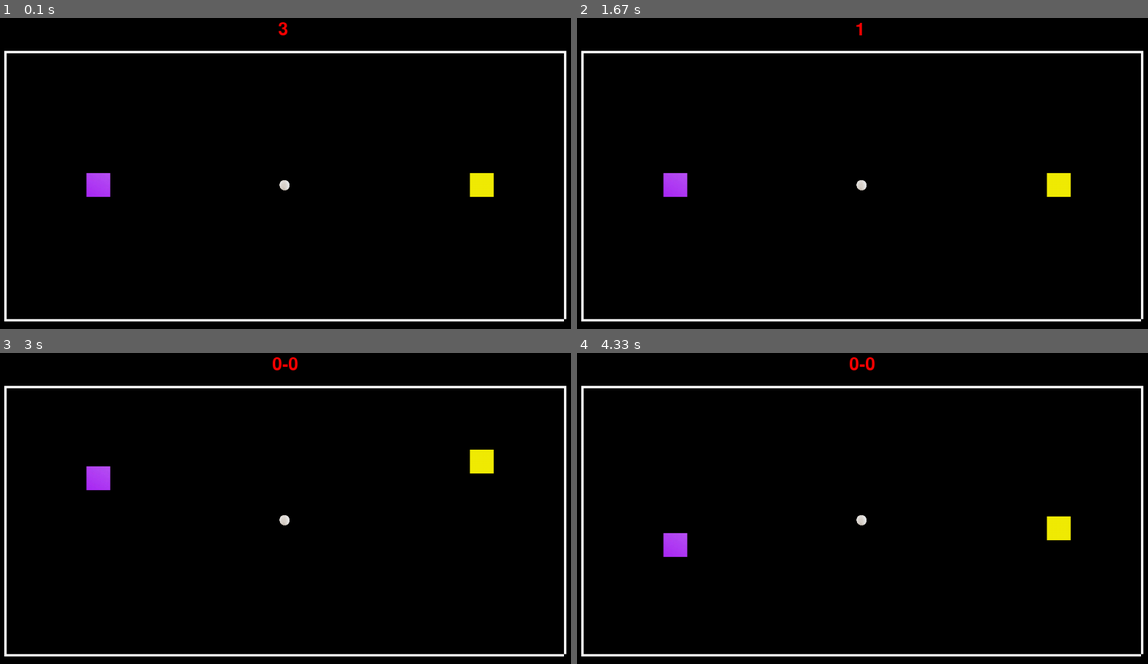
Above: before the commit, frames 1-4 (two rows, left to right).
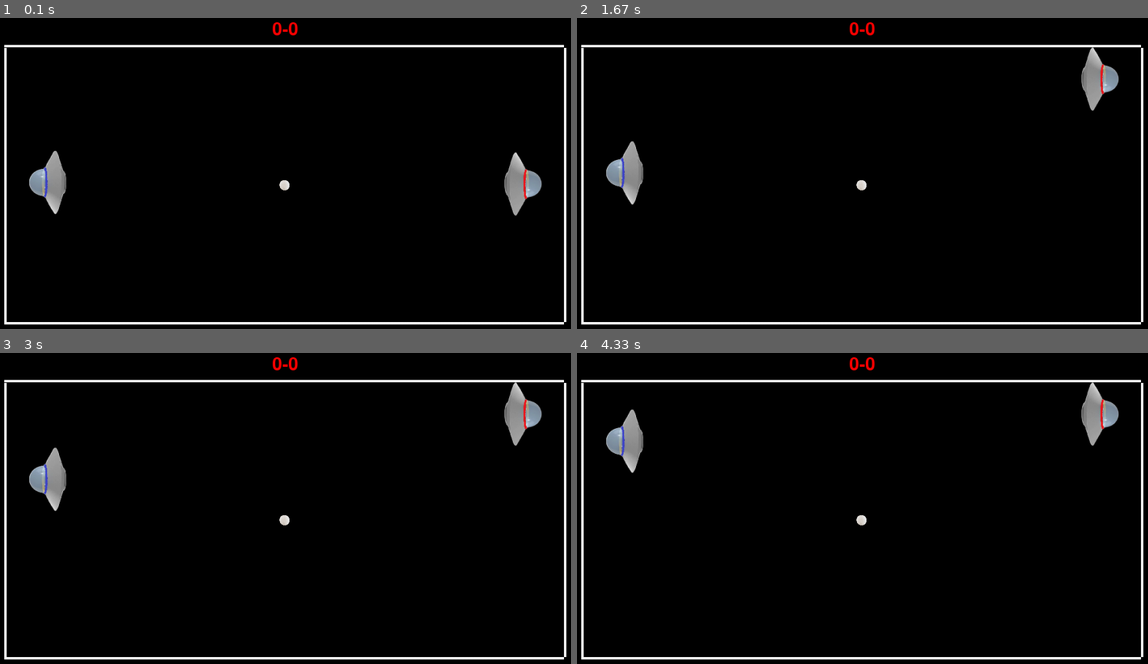
Above: after the commit, the same moments.

Repository: valera-creator/pygame_ping_pong
Game: pygame game, started from main.py
The game is run twice, just before and just after one commit, with the same random seed, the same clock (stepped at 60 frames per second) and the same inputs.
Inputs:
- Up to frame 1 (0.1 s): no input
- Up to frame 2 (1.67 s): hold Up 0.33-0.8 s; hold Up 0.83-1.2 s; tap W at 0.9, 1.3, 1.63 s; hold Up 1.23-1.53 s; hold Up from 1.57 s (still down)
- Up to frame 3 (3 s): release Up at 1.93 s; hold Up 1.97-2.27 s; tap W at 2.03, 2.37, 2.77 s; hold Up 2.3-2.67 s; hold Up from 2.7 s (still down)
- Up to frame 4 (4.33 s): release Up at 3 s; hold Up 3.03-3.4 s; tap W at 3.1, 3.5, 3.83, 4.23 s; hold Up 3.43-3.73 s; hold Up 3.77-4.13 s; hold Up from 4.17 s (still down)

The runs differ from the first frame. In frame 1, 6.3% of the frame differs, in the area x 0-100%, y 1-99%; in frame 2, 6.2%; in frame 3, 6.1%; in frame 4, 6.1%.

Commit message:
движение нло с картинками

Diff:
--- a/main.py
+++ b/main.py
@@ -45,7 +45,7 @@
     fps = 60
     colors = {0: 'black', 1: 'red', 2: 'blue', 3: 'green', 4: 'orange', 5: 'fuchsia', 6: 'white'}
     cur_color = 0
-    start_seconds = 3  # задержка при начале раунда
+    start_seconds = -1  # задержка при начале раунда
     goal_end = 5
 
     pygame.init()
@@ -63,13 +63,14 @@
 
     ball = Ball(width=width, height=height, all_sprites=all_sprites, ball_sprites=ball_sprites)
     player1 = Player(all_sprites=all_sprites, player_sprites=player_sprites,
-                     color_image='violet', width=width, height=height)
+                     color_image='blue', width=width, height=height, horizontal_borders=horizontal_borders)
     player2 = Player(all_sprites=all_sprites, player_sprites=player_sprites,
-                     color_image='yellow', width=width, height=height)
+                     color_image='red', width=width, height=height, horizontal_borders=horizontal_borders)
 
     # x
     x = 55
-    y = 75
+    y = 70
+    delta_y = 5
 
     Border(all_sprites=all_sprites, horizontal_borders=horizontal_borders, vertical_borders=vertical_borders, x1=x,
            y1=y, x2=x, y2=height - y)
@@ -78,7 +79,7 @@
     # y
 
     Border(all_sprites=all_sprites, horizontal_borders=horizontal_borders, vertical_borders=vertical_borders,
-           x1=x, y1=y, x2=width - x, y2=y)
+           x1=x, y1=y - delta_y, x2=width - x, y2=y - delta_y)
     Border(all_sprites=all_sprites, horizontal_borders=horizontal_borders, vertical_borders=vertical_borders,
            x1=x, y1=height - y, x2=width - x, y2=height - y)
 
--- a/player.py
+++ b/player.py
@@ -3,17 +3,19 @@
 
 
 class Player(pygame.sprite.Sprite):
-    def __init__(self, color_image, width, height, all_sprites, player_sprites):
+    def __init__(self, color_image, width, height, all_sprites, player_sprites, horizontal_borders):
         super().__init__(all_sprites, player_sprites)
 
         self.color_name = color_image
-        self.size = 40
+        self.size = 200
         self.image = pygame.image.load(os.path.join('assets', 'images', f'{color_image}.png'))  # картинки нло
         self.image = pygame.transform.scale(self.image, (self.size, self.size))
         self.mask = pygame.mask.from_surface(self.image)
-        self.speed_player = 7
+        self.speed_player = 8
         self.height = height
         self.rect = self.image.get_rect()
+        self.width = width
+        self.horizontal_borders = horizontal_borders
 
         self.cnt_goals = 0
         self.up = False
@@ -22,11 +24,17 @@
         self.click = False
 
         dict_coords = {
-            'violet': (width // 2 - width // 4 - 50 - self.size // 2, self.height // 2 - self.size // 2),
-            'yellow': (width // 2 + width // 4 + 50, self.height // 2 - self.size // 2)
+            'blue': (self.width // 2 - self.width // 4 - 120 - self.size // 2, self.height // 2 - self.size // 2),
+            'red': (self.width // 2 + self.width // 4 + 50, self.height // 2 - self.size // 2)
         }
 
         self.rect.x, self.rect.y = dict_coords[color_image]
+
+    def check_intersection_walls(self, ball_sprites):
+        for elem in ball_sprites:
+            if pygame.sprite.collide_mask(self, elem):
+                return True
+        return False
 
     def update(self):
         """
@@ -34,13 +42,10 @@
         self.up означает движение вверх
         self.down означает движение вниз
         self.need_go означает, что необходимо совершить движение у игрока
-
-        в самом верху или низу не нужно делать смены,
-        так как при достижении min/max возможных координат флаги меняются сами
         """
 
         if self.need_go:
-            if self.click and (self.up or self.down) and self.rect.y != 0 and self.rect.y != self.height - self.size:
+            if self.click and (self.up or self.down) and self.rect.y != 32 and self.rect.y != 376:
                 self.click = False
                 self.up, self.down = self.down, self.up
             self.click = False
@@ -48,20 +53,22 @@
             if not self.up and not self.down:  # начало игры
                 self.up = True
                 self.rect.y -= self.speed_player
+                return
 
             if self.up:  # если движется вверх
-
-                if self.rect.y >= 0:
-                    self.rect.y -= self.speed_player
-                else:
+                self.rect.y -= self.speed_player
+                if self.check_intersection_walls(self.horizontal_borders):
+                    self.rect.y += self.speed_player
                     self.need_go = False
                     self.down = True
                     self.up = False
+                    return
 
             if self.down:  # если движется вниз
-                if self.rect.y + self.size < self.height:
-                    self.rect.y += self.speed_player
-                else:
+                self.rect.y += self.speed_player
+                if self.check_intersection_walls(self.horizontal_borders):
+                    self.rect.y -= self.speed_player
                     self.need_go = False
                     self.up = True
                     self.down = False
+                    return
Binary file added: assets/images/blue.png
Binary file added: assets/images/red.png
